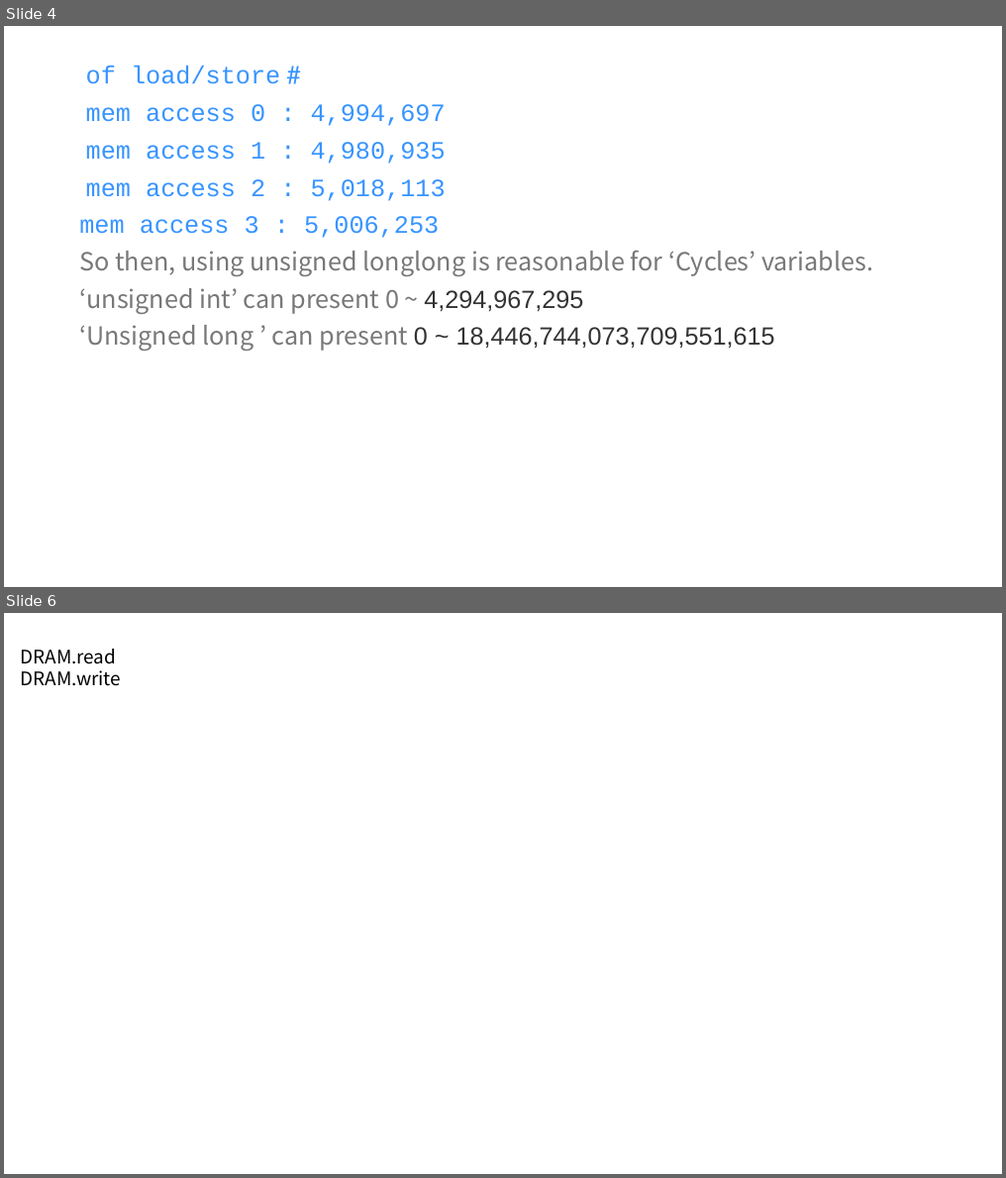
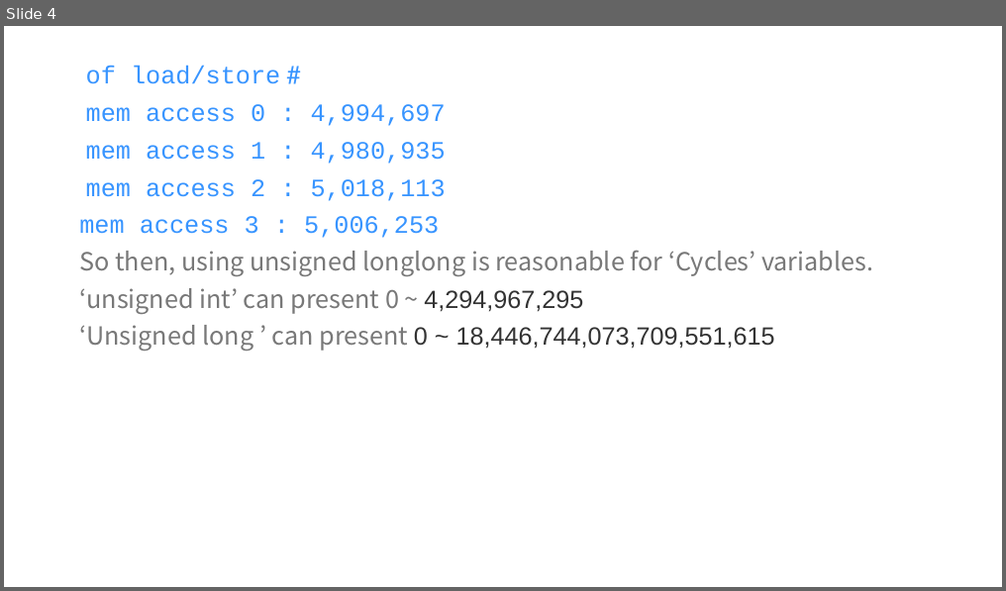
Before and after one commit to GillchLee/CS4223, a slide deck: assignment2/Assignment2.pptx. Shown one above the other, each under a label of ours: slides 4 and 6 before the commit, slide 4 after it; the slides between them are not shown. The pictures are 1006x1178 and 1006x591 pixels, drawn with LibreOffice and Linux fonts; fonts in the diff are those of the drawing. Boxes give left, top, right and bottom in pixels: in the first picture for what was removed or moved away, otherwise in the second. Text is boxed around its words. In the diff, an @@ line names an element or a change of style, - is before the commit and + after.

```diff
--- a/assignment2/Assignment2.pptx
+++ b/assignment2/Assignment2.pptx
@@ slide 6 removed at (4,613,1002,1174), background #FFFFFF @@
@@ text removed at (21,649,121,686) @@
-DRAM.read
-DRAM.write
```
Also in this commit, not shown: 2 slides changed, 3 slides added.
